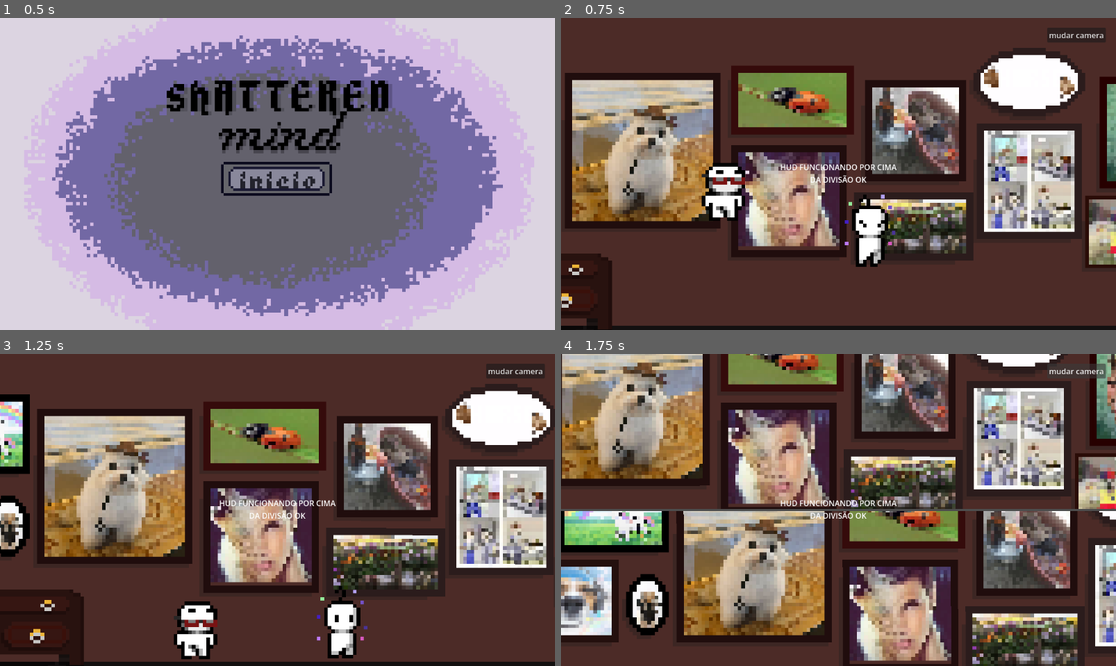
Above: before the commit, frames 1-4 (two rows, left to right).
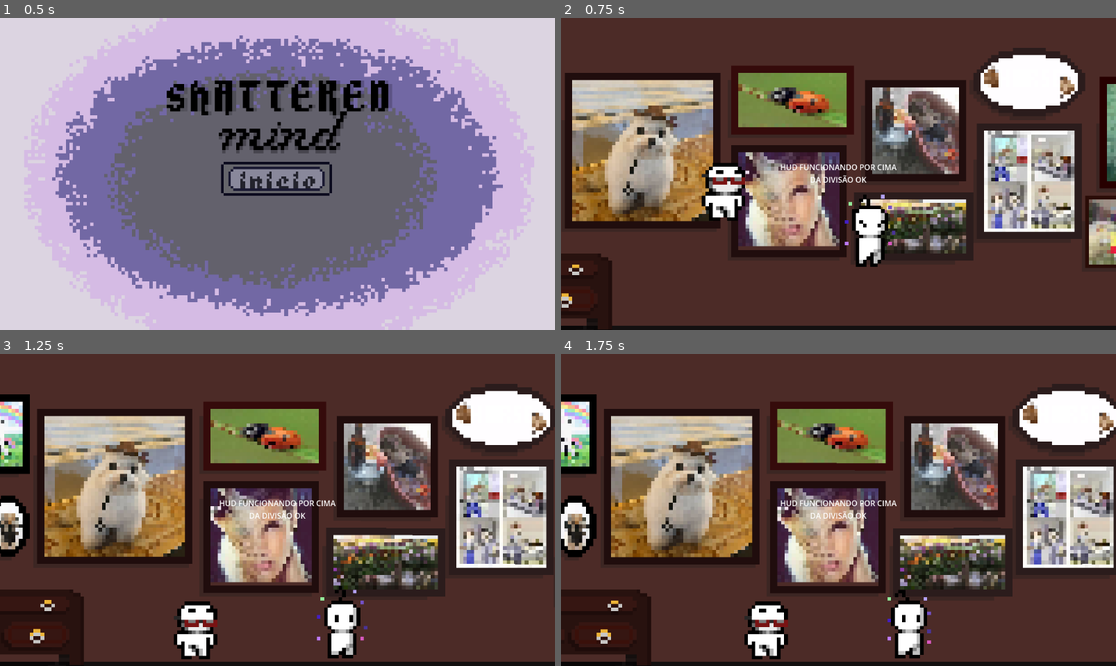
Above: after the commit, the same moments.

Repository: JCandreva/menctus-pensantus
Game: Godot game, scene res://title_screen.tscn
Same seed, same stepped clock (60 frames per second), same inputs: the game is played once before the commit and once after it.
Inputs (mouse positions are in pixels of both pictures, inside the frame that each line leads up to):
- Up to frame 1 (0.5 s): no input
- Up to frame 2 (0.75 s): click (838, 177) at 0.5 s
- Up to frame 3 (1.25 s): no input
- Up to frame 4 (1.75 s): click (1077, 369) at 1.25 s, where only the run before the commit has a clickable "mudar camera"

Frame 1 is identical in both runs. In frame 2, 0.5% of the frame differs, in the area x 87-99%, y 3-8%; in frame 3, 0.5%; in frame 4, 83%, in the area x 0-100%, y 0-100%.

Commit message:
Add credits scene(to fill)

Diff:
--- a/Button/plataform_puzzle.gd
+++ b/Button/plataform_puzzle.gd
@@ -41,6 +41,7 @@
 func _on_button_deactivated(color_id: int) -> void:
 	# Só desativa se for a plataforma atualmente ativa
 	if active_platform_id == color_id:
+		await get_tree().create_timer(6.0).timeout
 		_set_platform_active(color_id, false)
 		active_platform_id = -1
 
--- /dev/null
+++ b/area_scripts/next_stage_area_pz1.gd
@@ -0,0 +1,17 @@
+extends Area2D
+
+
+# Called when the node enters the scene tree for the first time.
+func _ready() -> void:
+	pass # Replace with function body.
+
+
+# Called every frame. 'delta' is the elapsed time since the previous frame.
+func _process(delta: float) -> void:
+	pass
+
+
+
+func _on_body_entered(body: Node2D) -> void:
+	if body.is_in_group("players"):
+		get_tree().change_scene_to_file("res://credits.tscn")
--- /dev/null
+++ b/credits.tscn
@@ -0,0 +1,19 @@
+[gd_scene format=3 uid="uid://bly3elcj4kg1s"]
+
+[node name="Credits" type="Control" unique_id=1803925283]
+layout_mode = 3
+anchors_preset = 15
+anchor_right = 1.0
+anchor_bottom = 1.0
+grow_horizontal = 2
+grow_vertical = 2
+
+[node name="RichTextLabel" type="RichTextLabel" parent="." unique_id=480500863]
+layout_mode = 0
+offset_right = 1149.0
+offset_bottom = 1567.0
+bbcode_enabled = true
+text = "[b][font_size=36]Shattered Mind[/font_size]
+[font_size=24]by Ping 36[/font_size][/b]"
+scroll_active = false
+horizontal_alignment = 1
--- a/maingameview.tscn
+++ b/maingameview.tscn
@@ -141,18 +141,6 @@
 layout_mode = 2
 size_flags_horizontal = 3
 
-[node name="Button" type="Button" parent="HUD/TopHUD/TopRight" unique_id=374165780]
-layout_mode = 1
-anchors_preset = 1
-anchor_left = 1.0
-anchor_right = 1.0
-offset_left = -143.0
-offset_top = 20.0
-offset_right = -21.0
-offset_bottom = 51.0
-grow_horizontal = 0
-text = "mudar camera"
-
 [node name="CenterHUD" type="HBoxContainer" parent="HUD" unique_id=1378977788]
 layout_mode = 2
 size_flags_horizontal = 3
@@ -208,6 +196,4 @@
 [node name="AnimationPlayer" type="AnimationPlayer" parent="." unique_id=1809654749]
 libraries/ = SubResource("AnimationLibrary_omsv4")
 
-[connection signal="button_down" from="HUD/TopHUD/TopRight/Button" to="." method="_on_button_button_down"]
-
 [editable path="PlayerViewports/SubViewportContainerEmotion/SubViewportEmotion/Node2D"]
--- a/scenes/plataform.tscn
+++ b/scenes/plataform.tscn
@@ -16,6 +16,7 @@
 [ext_resource type="PackedScene" uid="uid://y2iq0iw0q5iu" path="res://player_scenes/player_reason.tscn" id="11_y2ndj"]
 [ext_resource type="PackedScene" uid="uid://dnq7a138yavb0" path="res://player_scenes/camera_2d_emotion.tscn" id="12_fiqq1"]
 [ext_resource type="PackedScene" uid="uid://b2vyjxorya0fs" path="res://player_scenes/players_mid_point.tscn" id="13_y2ndj"]
+[ext_resource type="Script" uid="uid://bpe0cu0qsiie2" path="res://area_scripts/next_stage_area_pz1.gd" id="17_2k6ov"]
 
 [sub_resource type="TileSetAtlasSource" id="TileSetAtlasSource_a7680"]
 texture = ExtResource("1_lbiek")
@@ -143,6 +144,9 @@
 [sub_resource type="RectangleShape2D" id="RectangleShape2D_lbiek"]
 size = Vector2(1390.25, 10.899994)
 
+[sub_resource type="RectangleShape2D" id="RectangleShape2D_0jqcl"]
+size = Vector2(565.5, 180)
+
 [node name="Node2D" type="Node2D" unique_id=2101709945]
 texture_filter = 1
 script = ExtResource("1_fiqq1")
@@ -414,3 +418,13 @@
 position = Vector2(4920, 1117.875)
 scale = Vector2(7.5, 7.5)
 shape = SubResource("RectangleShape2D_lbiek")
+
+[node name="NextStageArea" type="Area2D" parent="." unique_id=1943387513]
+position = Vector2(5396, 390)
+script = ExtResource("17_2k6ov")
+
+[node name="CollisionShape2D" type="CollisionShape2D" parent="NextStageArea" unique_id=2018023624]
+position = Vector2(-46, 8)
+shape = SubResource("RectangleShape2D_0jqcl")
+
+[connection signal="body_entered" from="NextStageArea" to="NextStageArea" method="_on_body_entered"]
Not shown, added: area_scripts/next_stage_area_pz1.gd.uid
